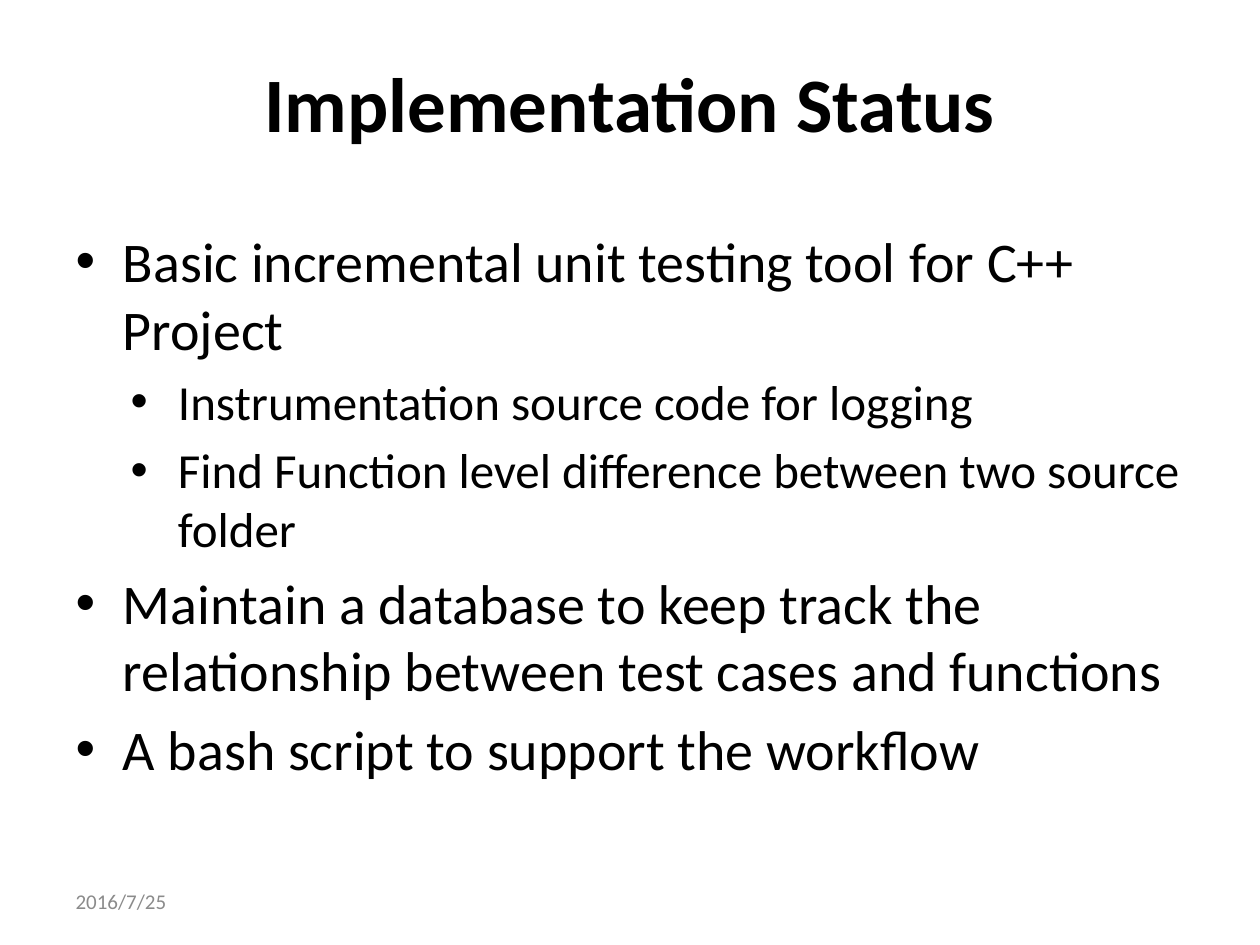
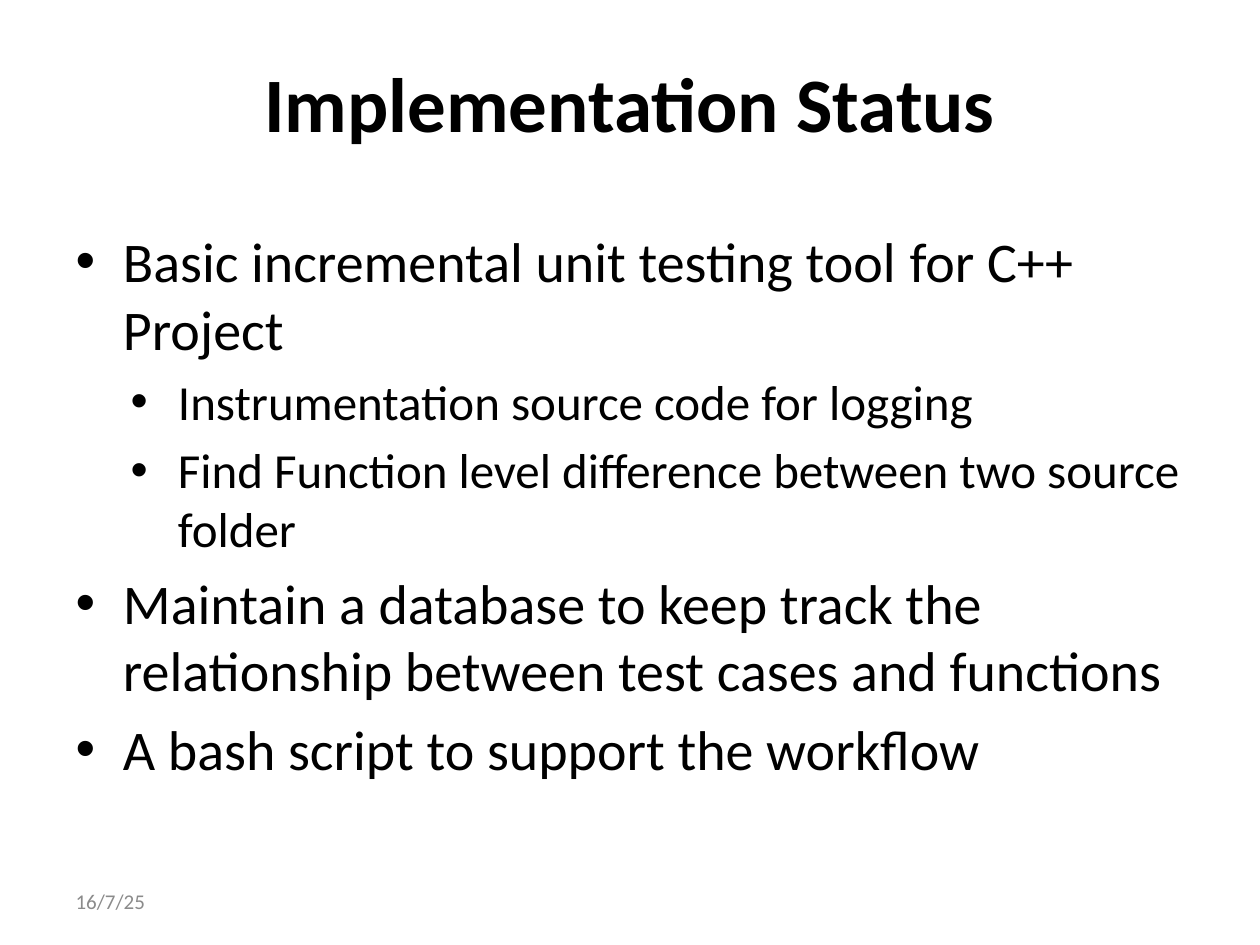
Before and after one commit to qwordy/IUT, a slide deck: slide 20 of doc/Final Presentation/Incremental_Unit_Testing-20160725-v2.pptx. Drawn at 1260x945 pixels with LibreOffice and Linux fonts; fonts in the diff are those of the drawing. Boxes give left, top, right and bottom in pixels: in the first picture for what was removed or moved away, otherwise in the second. Text is boxed around its words. In the diff, an @@ line names an element or a change of style, - is before the commit and + after.

```diff
--- a/doc/Final Presentation/Incremental_Unit_Testing-20160725-v2.pptx
+++ b/doc/Final Presentation/Incremental_Unit_Testing-20160725-v2.pptx
@@ text at [76, 894, 145, 910]: text changed @@
-2016/7/25
+16/7/25
```
Also in this commit, not shown: 30 other slides changed, 5 other files.
